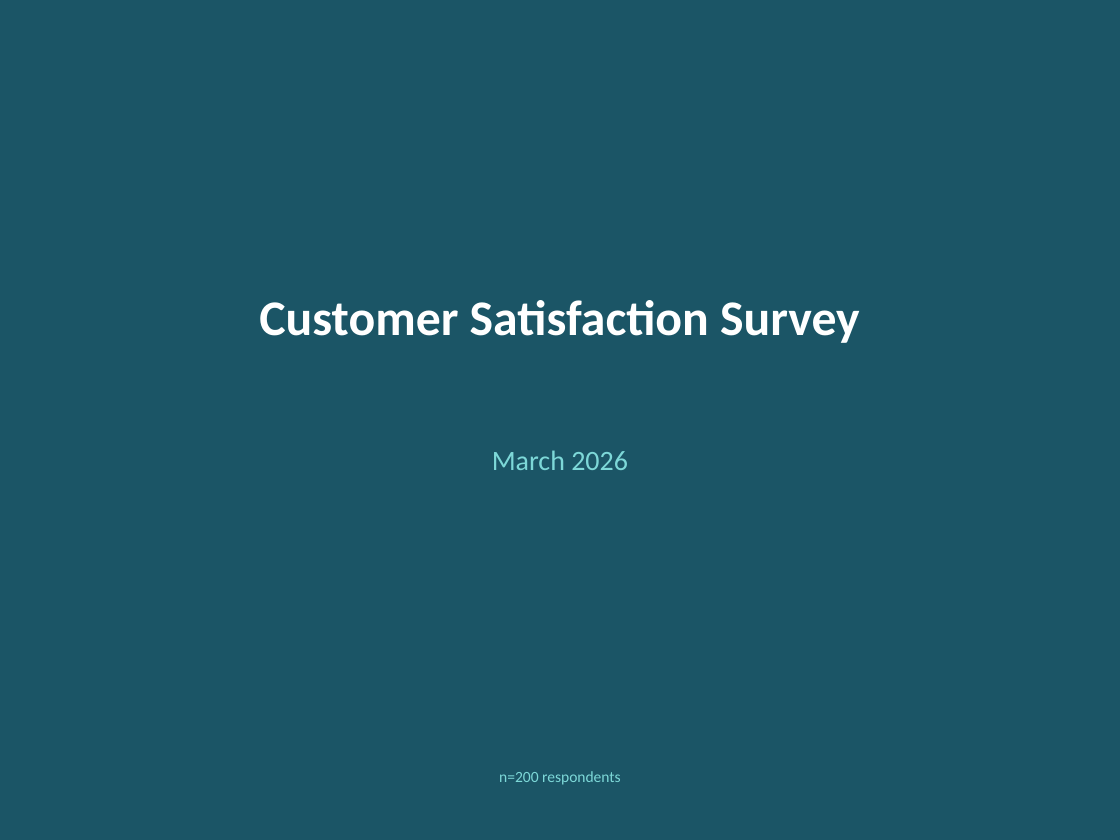
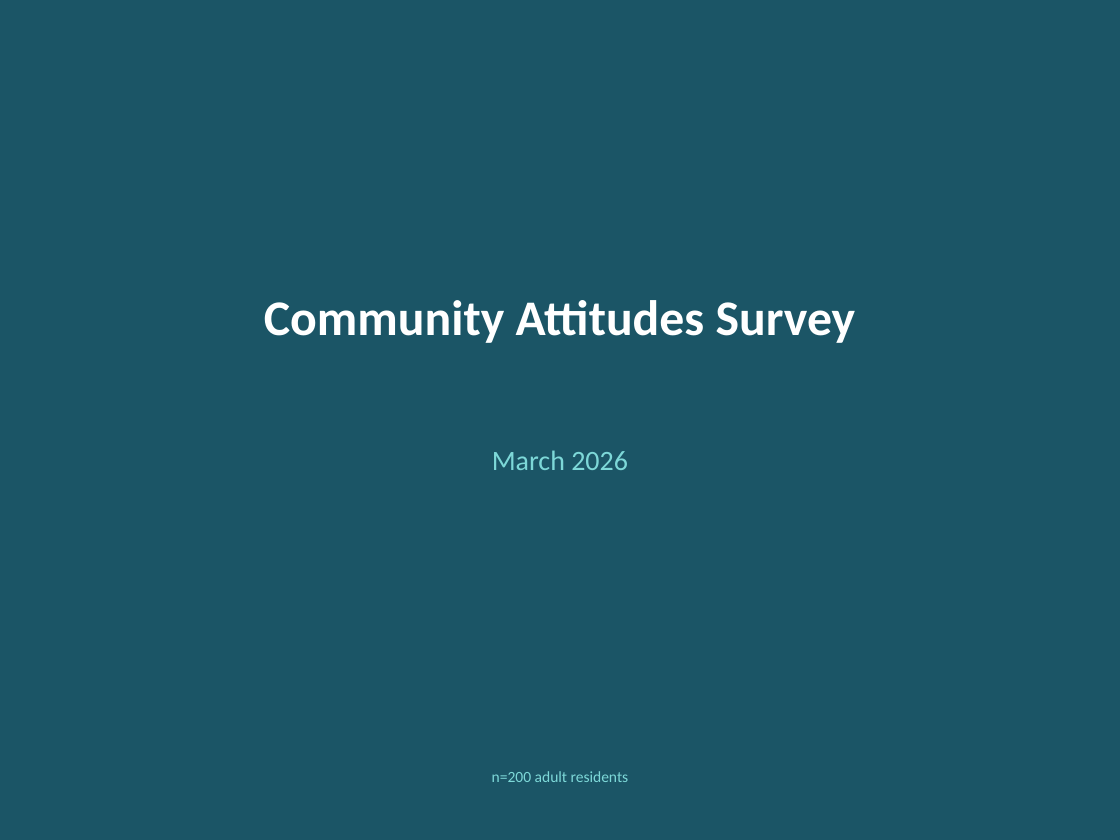
Before and after one commit to ThomasB4242/Test-1, a slide deck: slide 1 of sample_data/output.pptx. Drawn at 1120x840 pixels with LibreOffice and Linux fonts; fonts in the diff are those of the drawing. Boxes give left, top, right and bottom in pixels: in the first picture for what was removed or moved away, otherwise in the second. Text is boxed around its words. In the diff, an @@ line names an element or a change of style, - is before the commit and + after.

```diff
--- a/sample_data/output.pptx
+++ b/sample_data/output.pptx
@@ text at [264,300,856,343]: text changed @@
-Customer Satisfaction Survey
+Community Attitudes Survey
@@ text at [492,771,629,782]: text changed @@
-n=200 respondents
+n=200 adult residents
```
Also in this commit, not shown: 2 other slides changed, 6 slides added, 5 slides removed, 5 other files.
